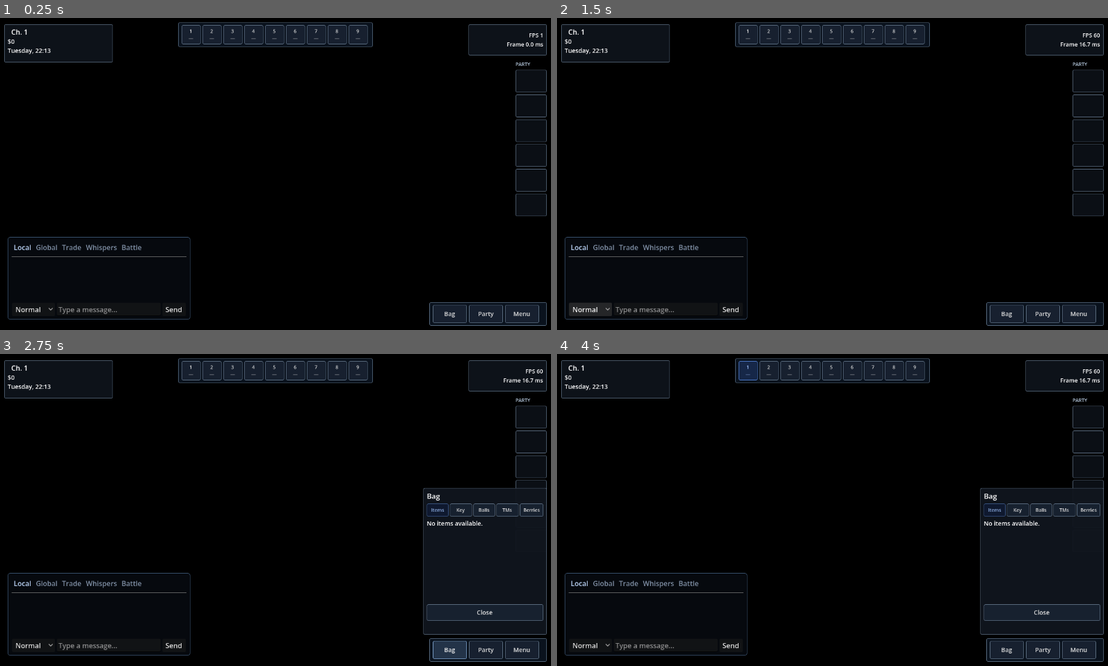
Above: before the commit, frames 1-4 (two rows, left to right).
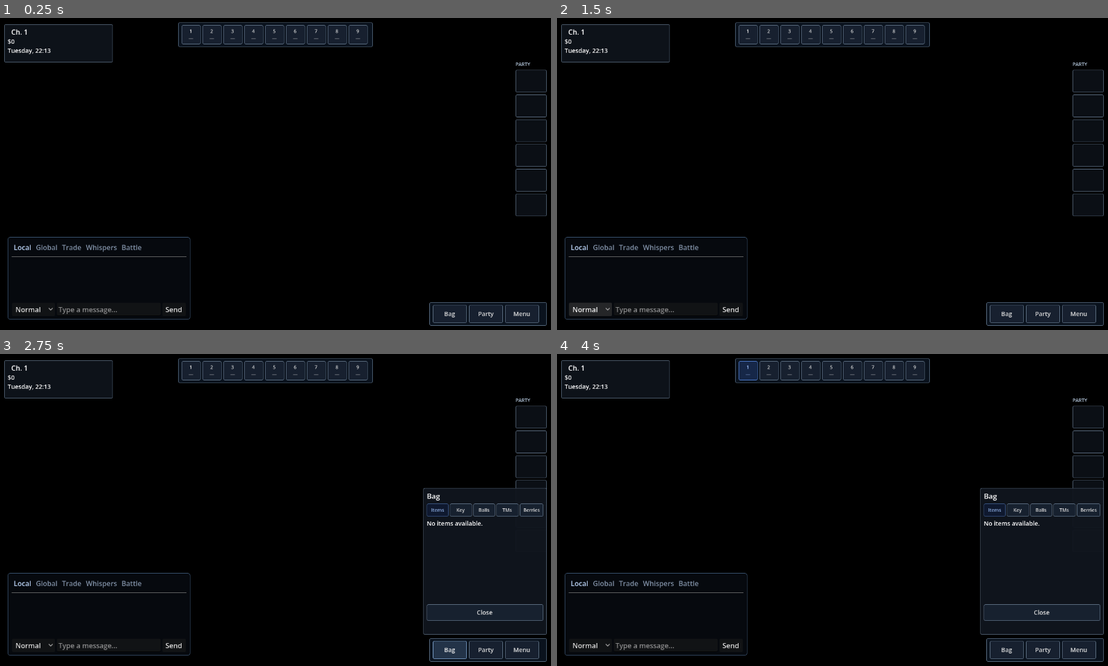
Above: after the commit, the same moments.

Repository: MorenoLand/Moreno.MonWorld-Client
Game: Godot game, scene res://scenes/world.tscn
Same seed, same stepped clock (60 frames per second), same inputs: the game is played once before the commit and once after it. This scene is started directly instead of the project's main scene.
Inputs:
- Up to frame 1 (0.25 s): no input
- Up to frame 2 (1.5 s): click "Normal" at 0.5 s; click "Normal" at 1.25 s
- Up to frame 3 (2.75 s): click "Bag" at 2 s
- Up to frame 4 (4 s): click "Party" at 2.75 s; click "1 —" at 3.5 s

The runs differ from the first frame. In frame 1, 1.4% of the frame differs, in the area x 84-100%, y 2-13%; in frame 2, 1.4%; in frame 3, 1.4%; in frame 4, 1.4%.

Commit message:
Fix client edge transitions and add debug overlay

Diff:
--- a/scripts/content/map_play_canvas.gd
+++ b/scripts/content/map_play_canvas.gd
@@ -631,10 +631,12 @@
 			return true
 		if not GameState.send_input(_direction_name(direction), player_position.x, player_position.y):
 			return false
-		var server_traversal: bool = bool(result.get("stair", false)) or bool(result.get("door", false)) or str(result.get("map_id", map_id)) != map_id
-		pending_map_id = map_id
-		pending_position = player_position + Vector2i(_direction_vector(direction)) if server_traversal else Vector2i(int(result.get("x", player_position.x)), int(result.get("y", player_position.y)))
-		pending_elevation = player_elevation if server_traversal else int(result.get("elevation", player_elevation))
+		var destination_map_id: String = str(result.get("map_id", map_id))
+		var map_transition: bool = destination_map_id != map_id
+		var server_traversal: bool = bool(result.get("stair", false)) or bool(result.get("door", false)) or map_transition
+		pending_map_id = destination_map_id
+		pending_position = Vector2i(int(result.get("x", player_position.x)), int(result.get("y", player_position.y))) if map_transition else player_position + Vector2i(_direction_vector(direction)) if server_traversal else Vector2i(int(result.get("x", player_position.x)), int(result.get("y", player_position.y)))
+		pending_elevation = int(result.get("elevation", player_elevation)) if map_transition else player_elevation if server_traversal else int(result.get("elevation", player_elevation))
 		movement_stair = false if server_traversal else bool(result.get("stair", false))
 		movement_stair_behavior = 0 if server_traversal else int(result.get("stair_behavior", 0))
 		movement_door = false
--- a/scripts/world/hud.gd
+++ b/scripts/world/hud.gd
@@ -2,12 +2,9 @@
 extends Control
 
 const PARTY_COUNT: int = 6
-const STATS_UPDATE_INTERVAL: float = 0.25
 var location_label: Label
 var money_label: Label
 var time_label: Label
-var stats_panel: PanelContainer
-var stats_label: Label
 var party_box: VBoxContainer
 var party_labels: Array = []
 var action_bar: HBoxContainer
@@ -25,8 +22,6 @@
 var current_state: Dictionary = {}
 var current_party: Array = []
 var clock_elapsed: float = 0.0
-var stats_elapsed: float = 0.0
-var stats_open: bool = true
 var bag_open: bool = false
 var menu_open: bool = false
 
@@ -35,7 +30,6 @@
 	texture_filter = CanvasItem.TEXTURE_FILTER_NEAREST
 	_build_ui()
 	_refresh()
-	_refresh_stats()
 
 func set_state(content, map_id: String, state: Dictionary = {}, party: Array = []) -> void:
 	current_content = content
@@ -90,19 +84,6 @@
 		slot.add_child(label)
 		party_labels.append(label)
 		party_box.add_child(slot)
-	stats_panel = PanelContainer.new()
-	stats_panel.set_anchors_preset(Control.PRESET_TOP_RIGHT)
-	stats_panel.offset_left = -196.0
-	stats_panel.offset_top = 16.0
-	stats_panel.offset_right = -16.0
-	stats_panel.offset_bottom = 88.0
-	stats_panel.add_theme_stylebox_override("panel", _panel_style(Color("10151ed9"), Color("5f7185")))
-	add_child(stats_panel)
-	stats_label = Label.new()
-	stats_label.horizontal_alignment = HORIZONTAL_ALIGNMENT_RIGHT
-	stats_label.vertical_alignment = VERTICAL_ALIGNMENT_CENTER
-	stats_label.add_theme_font_size_override("font_size", 13)
-	stats_panel.add_child(stats_label)
 	action_panel = PanelContainer.new()
 	action_panel.set_anchors_preset(Control.PRESET_BOTTOM_RIGHT)
 	action_panel.offset_left = -286.0
@@ -273,18 +254,9 @@
 
 func _process(delta: float) -> void:
 	clock_elapsed += delta
-	stats_elapsed += delta
 	if clock_elapsed >= 1.0:
 		clock_elapsed = 0.0
 		_refresh_time()
-	if stats_elapsed >= STATS_UPDATE_INTERVAL:
-		stats_elapsed = 0.0
-		_refresh_stats()
-
-func toggle_stats() -> void:
-	stats_open = not stats_open
-	if stats_panel != null:
-		stats_panel.visible = stats_open
 
 func toggle_bag() -> void:
 	bag_open = not bag_open
@@ -371,13 +343,6 @@
 		"Berries": return raw_category in ["berry", "berries"]
 	return raw_category in ["item", "items", "medicine", "held"]
 
-func _refresh_stats() -> void:
-	if stats_label == null:
-		return
-	var fps: int = Engine.get_frames_per_second()
-	var process_ms: float = float(Performance.get_monitor(Performance.TIME_PROCESS)) * 1000.0
-	stats_label.text = "FPS %d\nFrame %.1f ms" % [fps, process_ms]
-
 func _refresh() -> void:
 	if location_label == null:
 		return
--- a/scripts/world/world.gd
+++ b/scripts/world/world.gd
@@ -20,6 +20,10 @@
 var audio
 var transition_overlay: ColorRect
 var transition_tween: Tween
+var debug_panel: PanelContainer
+var debug_label: Label
+var debug_dragging: bool = false
+var debug_drag_offset: Vector2 = Vector2.ZERO
 var transition_reveal_pending: bool = false
 var transition_map_ready: bool = false
 var transition_screen_ready: bool = false
@@ -33,6 +37,7 @@
 var connected_world_generation: int = 0
 
 func _ready() -> void:
+	set_process_input(true)
 	set_process_unhandled_input(true)
 	selected_character_id = int(GameState.current_character.get("id", 0))
 	GameState.map_load_received.connect(_on_map_load)
@@ -84,6 +89,7 @@
 	transition_overlay.mouse_filter = Control.MOUSE_FILTER_IGNORE
 	transition_overlay.visible = false
 	add_child(transition_overlay)
+	_build_debug_panel()
 	resized.connect(_layout_ui)
 	_layout_ui()
 
@@ -94,6 +100,107 @@
 	chat_box.offset_top = -214
 	chat_box.offset_right = 444
 	chat_box.offset_bottom = -24
+	_clamp_debug_panel_position()
+
+func _build_debug_panel() -> void:
+	debug_panel = PanelContainer.new()
+	debug_panel.name = "DebugPanel"
+	debug_panel.position = Vector2(24.0, 120.0)
+	debug_panel.custom_minimum_size = Vector2(340.0, 0.0)
+	debug_panel.z_index = 1000
+	debug_panel.mouse_filter = Control.MOUSE_FILTER_STOP
+	var panel_style: StyleBoxFlat = StyleBoxFlat.new()
+	panel_style.bg_color = Color("10151ef2")
+	panel_style.border_color = Color("5f7185")
+	panel_style.set_border_width_all(1)
+	panel_style.set_corner_radius_all(3)
+	panel_style.content_margin_left = 10.0
+	panel_style.content_margin_top = 8.0
+	panel_style.content_margin_right = 10.0
+	panel_style.content_margin_bottom = 8.0
+	debug_panel.add_theme_stylebox_override("panel", panel_style)
+	add_child(debug_panel)
+	var content: VBoxContainer = VBoxContainer.new()
+	content.add_theme_constant_override("separation", 6)
+	debug_panel.add_child(content)
+	var title_bar: HBoxContainer = HBoxContainer.new()
+	title_bar.custom_minimum_size = Vector2(0.0, 28.0)
+	title_bar.mouse_filter = Control.MOUSE_FILTER_STOP
+	title_bar.gui_input.connect(_on_debug_title_input)
+	content.add_child(title_bar)
+	var title: Label = Label.new()
+	title.text = "DEBUG  Ctrl+Shift+;"
+	title.add_theme_font_size_override("font_size", 15)
+	title.size_flags_horizontal = Control.SIZE_EXPAND_FILL
+	title_bar.add_child(title)
+	var close_button: Button = Button.new()
+	close_button.text = "X"
+	close_button.custom_minimum_size = Vector2(28.0, 28.0)
+	close_button.focus_mode = Control.FOCUS_NONE
+	close_button.pressed.connect(_toggle_debug_panel)
+	title_bar.add_child(close_button)
+	debug_label = Label.new()
+	debug_label.add_theme_font_size_override("font_size", 13)
+	debug_label.mouse_filter = Control.MOUSE_FILTER_IGNORE
+	content.add_child(debug_label)
+	debug_panel.visible = false
+
+func _clamp_debug_panel_position() -> void:
+	if debug_panel == null:
+		return
+	var viewport_size: Vector2 = get_viewport_rect().size
+	var max_position := Vector2(maxf(viewport_size.x - debug_panel.size.x, 0.0), maxf(viewport_size.y - debug_panel.size.y, 0.0))
+	debug_panel.position = Vector2(clampf(debug_panel.position.x, 0.0, max_position.x), clampf(debug_panel.position.y, 0.0, max_position.y))
+
+func _toggle_debug_panel() -> void:
+	if debug_panel == null:
+		return
+	debug_panel.visible = not debug_panel.visible
+	if debug_panel.visible:
+		_update_debug_panel(0.0)
+
+func _update_debug_panel(delta: float) -> void:
+	if debug_label == null:
+		return
+	var map_id: String = "-"
+	var position_text: String = "-"
+	var elevation: int = -1
+	var facing: int = -1
+	var movement_status: String = "idle"
+	var target_text: String = "-"
+	var transition_status: String = "no"
+	var spawn_status: String = "no"
+	var input_status: String = "off"
+	if map_view != null:
+		map_id = str(map_view.map_id)
+		position_text = "%d, %d" % [map_view.player_position.x, map_view.player_position.y]
+		elevation = int(map_view.player_elevation)
+		facing = int(map_view.player_facing)
+		if bool(map_view.movement_active):
+			movement_status = "active"
+			target_text = "%d, %d" % [map_view.movement_target.x, map_view.movement_target.y]
+		transition_status = "yes" if bool(map_view.transition_active) or transition_reveal_pending else "no"
+		spawn_status = "yes" if bool(map_view.has_spawn) else "no"
+		input_status = "on" if bool(map_view.input_enabled) else "off"
+	var server_location: String = "%s/%s" % [str(GameState.current_character.get("bank_id", "-")), str(GameState.current_character.get("map_id", "-"))]
+	var viewport_size: Vector2 = get_viewport_rect().size
+	debug_label.text = "FPS: %d\nFrame: %.1f ms\nMap: %s\nServer bank/map: %s\nPosition: %s\nElevation: %d  Facing: %d\nMovement: %s\nTarget: %s\nTransition: %s\nSpawn ready: %s\nInput: %s\nHeld: %s\nEntities: %d\nViewport: %d x %d" % [Engine.get_frames_per_second(), delta * 1000.0, map_id, server_location, position_text, elevation, facing, movement_status, target_text, transition_status, spawn_status, input_status, held_input if not held_input.is_empty() else "-", entities.size(), int(viewport_size.x), int(viewport_size.y)]
+
+func _on_debug_title_input(event: InputEvent) -> void:
+	if event is InputEventMouseButton:
+		var button_event: InputEventMouseButton = event as InputEventMouseButton
+		if button_event.button_index == MOUSE_BUTTON_LEFT:
+			debug_dragging = button_event.pressed
+			if debug_dragging:
+				debug_drag_offset = debug_panel.position - get_global_mouse_position()
+			get_viewport().set_input_as_handled()
+		return
+	if event is InputEventMouseMotion and debug_dragging:
+		var pointer_position: Vector2 = get_global_mouse_position() + debug_drag_offset
+		var viewport_size: Vector2 = get_viewport_rect().size
+		var max_position := Vector2(maxf(viewport_size.x - debug_panel.size.x, 0.0), maxf(viewport_size.y - debug_panel.size.y, 0.0))
+		debug_panel.position = Vector2(clampf(pointer_position.x, 0.0, max_position.x), clampf(pointer_position.y, 0.0, max_position.y))
+		get_viewport().set_input_as_handled()
 
 func _consume_pending_map_load() -> void:
 	if not GameState.pending_map_load.is_empty():
@@ -349,8 +456,9 @@
 			retained[key] = entity
 	entities = retained
 
-func _process(_delta: float) -> void:
-	return
+func _process(delta: float) -> void:
+	if debug_panel != null and debug_panel.visible:
+		_update_debug_panel(delta)
 
 func _on_chat(value: Dictionary) -> void:
 	if chat_box != null:
@@ -432,8 +540,7 @@
 		return
 	var key_event: InputEventKey = event as InputEventKey
 	if key_event.keycode == KEY_F3 and key_event.pressed and not key_event.echo:
-		if hud != null:
-			hud.toggle_stats()
+		_toggle_debug_panel()
 		get_viewport().set_input_as_handled()
 		return
 	if key_event.keycode == KEY_B and key_event.pressed and not key_event.echo:
@@ -464,6 +571,15 @@
 	if dialogue_overlay != null and dialogue_overlay.is_open():
 		return
 	return
+
+func _input(event: InputEvent) -> void:
+	if not event is InputEventKey:
+		return
+	var key_event: InputEventKey = event as InputEventKey
+	var is_semicolon: bool = key_event.keycode == KEY_SEMICOLON or key_event.physical_keycode == KEY_SEMICOLON
+	if is_semicolon and key_event.ctrl_pressed and key_event.shift_pressed and key_event.pressed and not key_event.echo:
+		_toggle_debug_panel()
+		get_viewport().set_input_as_handled()
 
 func _hotkey_slot_for_key(keycode: int) -> int:
 	match keycode:
--- a/tests/movement_transition_test.gd
+++ b/tests/movement_transition_test.gd
@@ -3,6 +3,8 @@
 const MAP_CANVAS: GDScript = preload("res://scripts/content/map_play_canvas.gd")
 
 class FakeContent extends RefCounted:
+	var edge_transition: bool = false
+
 	func default_spawn(_map_id: String) -> Dictionary:
 		return {"ok": true, "x": 1, "y": 1, "elevation": 3}
 
@@ -11,7 +13,13 @@
 
 	func movement_result(map_id: String, x: int, y: int, direction: int, elevation: int = 3, _occupied: Array = []) -> Dictionary:
 		var vector := Vector2i.DOWN if direction == 1 else Vector2i.UP if direction == 2 else Vector2i.LEFT if direction == 3 else Vector2i.RIGHT
+		if edge_transition:
+			return {"ok": true, "map_id": "inside", "x": 0, "y": y, "elevation": elevation, "jump": false, "stair": false, "door": false, "warp": {}, "transition": true}
 		return {"ok": true, "map_id": map_id, "x": x + vector.x, "y": y + vector.y, "elevation": elevation, "jump": false, "stair": false, "door": false, "warp": {}}
+
+class FakeSession extends Node:
+	func send_packet(_opcode: int, _payload: PackedByteArray = PackedByteArray()) -> bool:
+		return true
 
 func _init() -> void:
 	var image := Image.create(16, 16, false, Image.FORMAT_RGBA8)
@@ -40,4 +48,28 @@
 		quit(1)
 		return
 	view.free()
+	var edge_content := FakeContent.new()
+	edge_content.edge_transition = true
+	var edge_view = MAP_CANVAS.new()
+	edge_view.set_content(edge_content)
+	edge_view.set_map(texture, 4, 4, [], "outside")
+	edge_view.set_authoritative_state(true)
+	edge_view.player_position = Vector2i(3, 1)
+	edge_view.has_spawn = true
+	edge_view.regions.append({"map_id": "inside", "origin": Vector2i(4, 0), "width": 4, "height": 4, "background_texture": texture, "foreground_texture": null, "objects": [], "ready": true})
+	edge_view.region_origins["inside"] = Vector2i(4, 0)
+	var previous_session: Node = GameState.game_session
+	var fake_session := FakeSession.new()
+	GameState.game_session = fake_session
+	var edge_started: bool = edge_view.request_move("right")
+	if edge_started:
+		edge_view._process(1.0)
+	var edge_completed: bool = edge_started and edge_view.map_id == "inside" and edge_view.player_position == Vector2i(0, 1) and not edge_view.movement_active
+	GameState.game_session = previous_session
+	fake_session.free()
+	if not edge_completed:
+		push_error("authoritative edge movement did not complete on the destination map")
+		quit(1)
+		return
+	edge_view.free()
 	quit(0)
